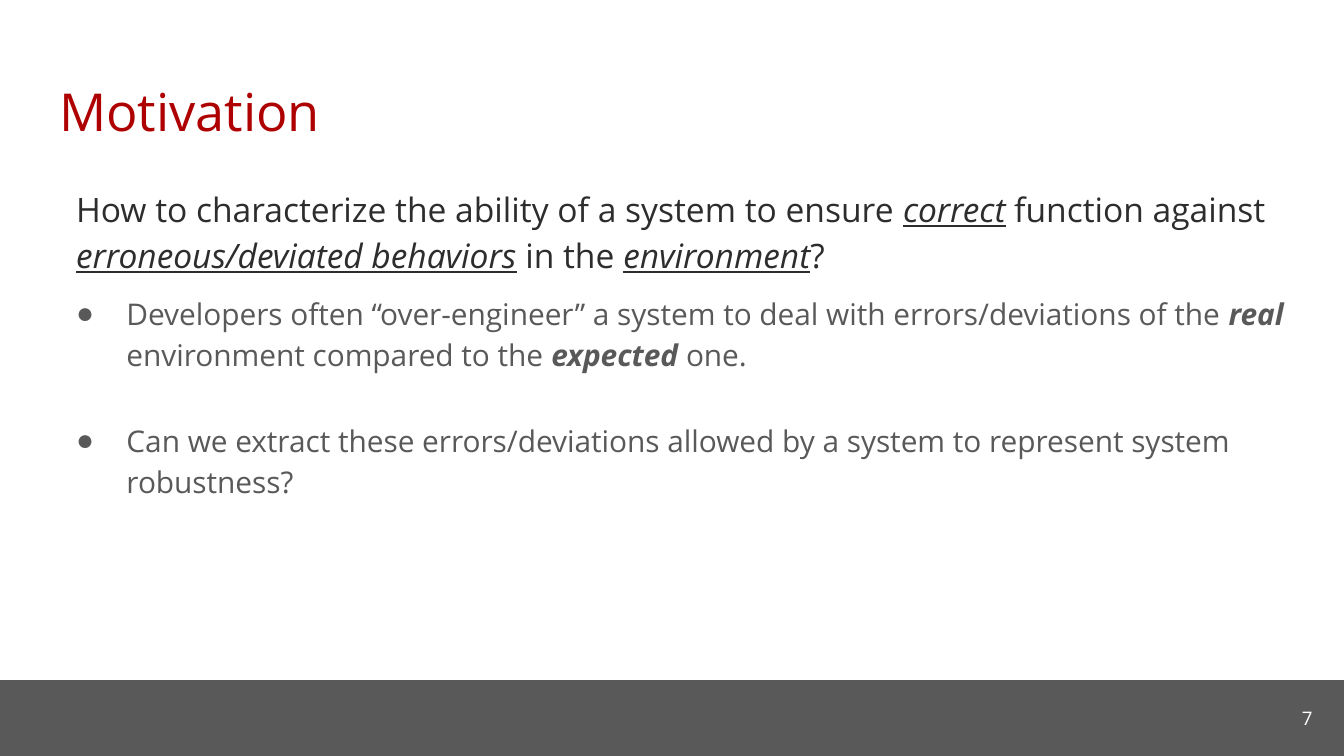
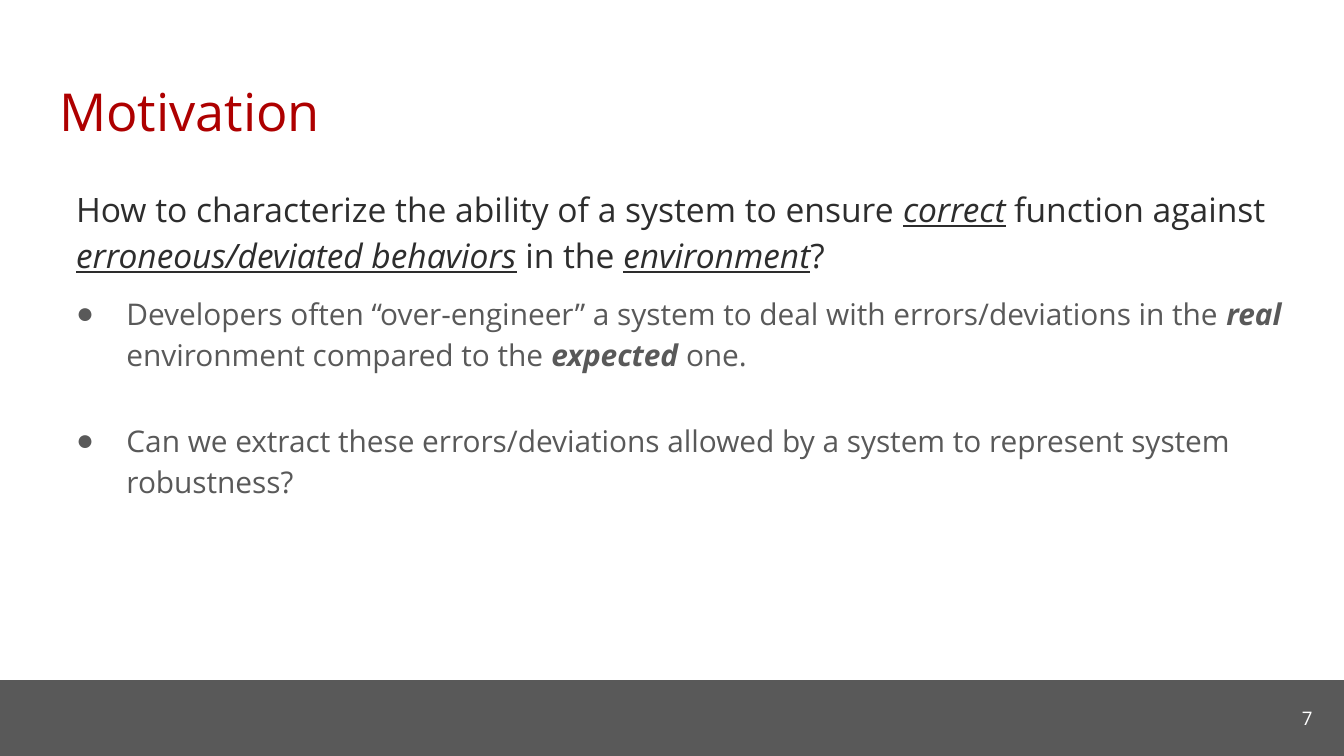
Before and after one commit to cmu-soda/Robustness, a slide deck: slide 7 of Robustness-SSSG.pptx. Drawn at 1344x756 pixels with LibreOffice and Linux fonts; fonts in the diff are those of the drawing; background and template pictures are left out. Boxes give left, top, right and bottom in pixels: in the first picture for what was removed or moved away, otherwise in the second. Text is boxed around its words. In the diff, an @@ line names an element or a change of style, - is before the commit and + after.

```diff
--- a/Robustness-SSSG.pptx
+++ b/Robustness-SSSG.pptx
@@ text at (x1=126, y1=302, x2=1281, y2=373): text changed @@
-● Developers often “over-engineer” a system to deal with errors/deviations of the real environment compared to the expected one.
+● Developers often “over-engineer” a system to deal with errors/deviations in the real environment compared to the expected one.
```
Also in this commit, not shown: 3 other slides changed, 2 other files.
